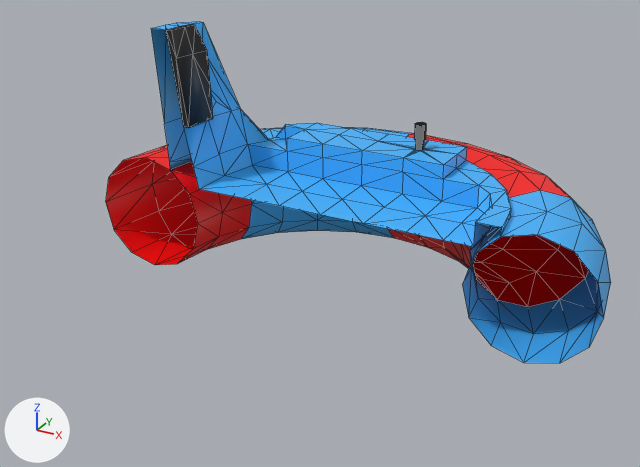
Before and after pictures for a commit that changed the COLLADA model models/TorusCart_lightblue_red.dae.
Camera for both pictures: a 50 mm camera at (0.906, -1.648, 1.021) aimed at (0.02, -0.038, 0.216). Every picture has the same lights, and +X, +Y and +Z are marked at lower left. Mesh edges are drawn as thin lines.
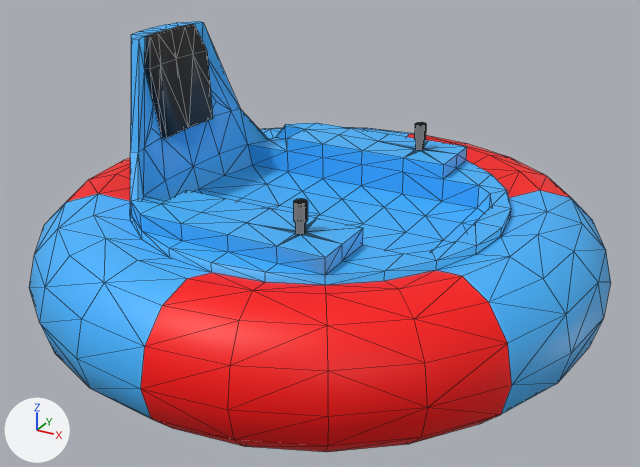
The change in detail:
me_torus_001 is used by ob_torus_001; location (0.0, 0.0, 0.0).
me_torus_001 had 392 vertices, 755 faces and spanned x -0.65..0.65, y 0.0..0.65, z 0.0..0.627.
me_torus_001 now has 741 vertices, 1507 faces and spans x -0.65..0.65, y -0.65..0.65, z 0.0..0.627.
me_torus_001 part 1: 349 vertices added at x -0.628..0.628, y -0.65..-0.05, z 0.0..0.627.

Pixel boxes (x1, y1, x2, y2) of what changed, in the pictures (640 x 467 px):
'Torus.001', reshaped (15% wider, 26% taller): before (106, 21, 611, 363); after (29, 21, 611, 452)
part 1 of me_torus_001, added: after (29, 28, 604, 452)
